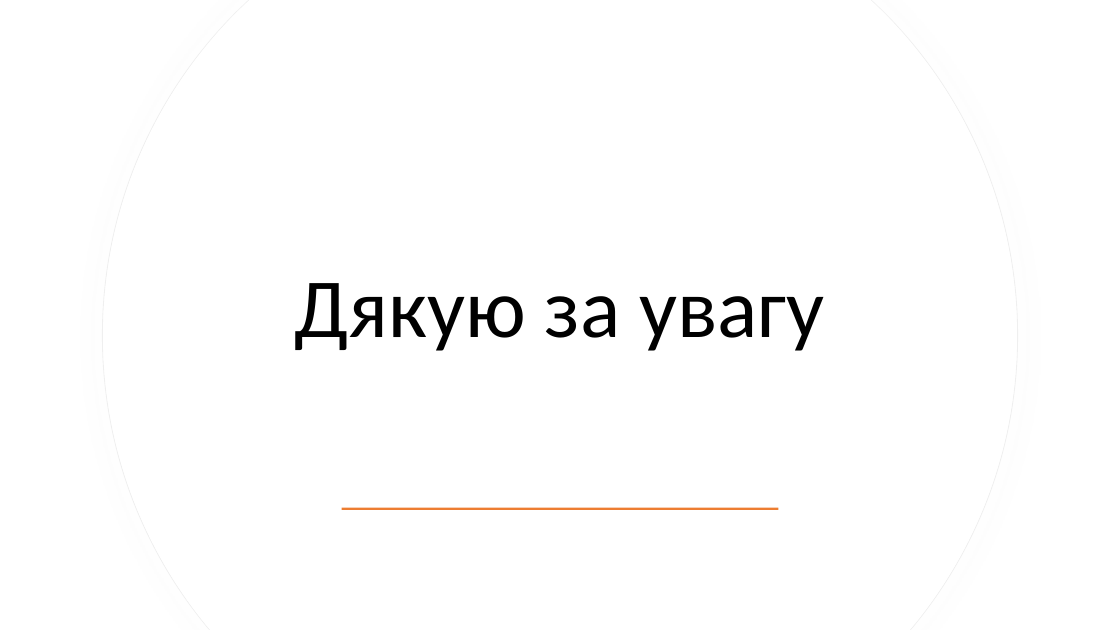
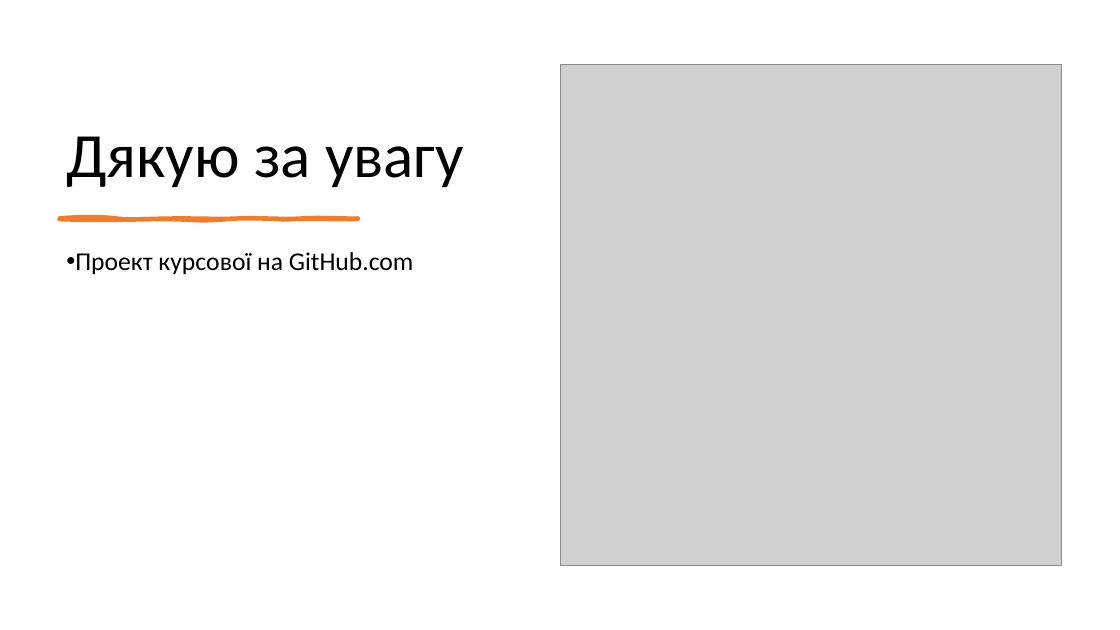
Before and after one commit to XonisNick/DijkstraAlgorythm, a slide deck: slide 9 of presentation.pptx. Drawn at 1120x630 pixels with LibreOffice and Linux fonts; fonts in the diff are those of the drawing; grey boxes stand for pictures. Boxes give left, top, right and bottom in pixels: in the first picture for what was removed or moved away, otherwise in the second. Text is boxed around its words. In the diff, an @@ line names an element or a change of style, - is before the commit and + after.

Commit message:
Added QR code to github account

```diff
--- a/presentation.pptx
+++ b/presentation.pptx
@@ freeform shape removed at (x1=103, y1=0, x2=1018, y2=630) @@
@@ freeform shape removed at (x1=103, y1=0, x2=1017, y2=630) @@
@@ title "Дякую за увагу" moved from (x1=295, y1=283, x2=825, y2=351) to (x1=66, y1=136, x2=464, y2=187) @@
@@ title "Дякую за увагу" at (x1=66, y1=136, x2=464, y2=187): size 72 to 54 pt; alignment centre to left; vertical alignment middle to bottom @@
@@ picture added at (x1=560, y1=65, x2=1062, y2=566) @@
@@ freeform shape added at (x1=59, y1=218, x2=358, y2=220), fill #ED7D31, outline #ED7D31 3 pt @@
@@ text added at (x1=75, y1=252, x2=414, y2=274), 22 pt, text #000000 @@
+• Проект курсової на GitHub.com
@@ rectangle removed at (x1=342, y1=507, x2=779, y2=510) @@
```
